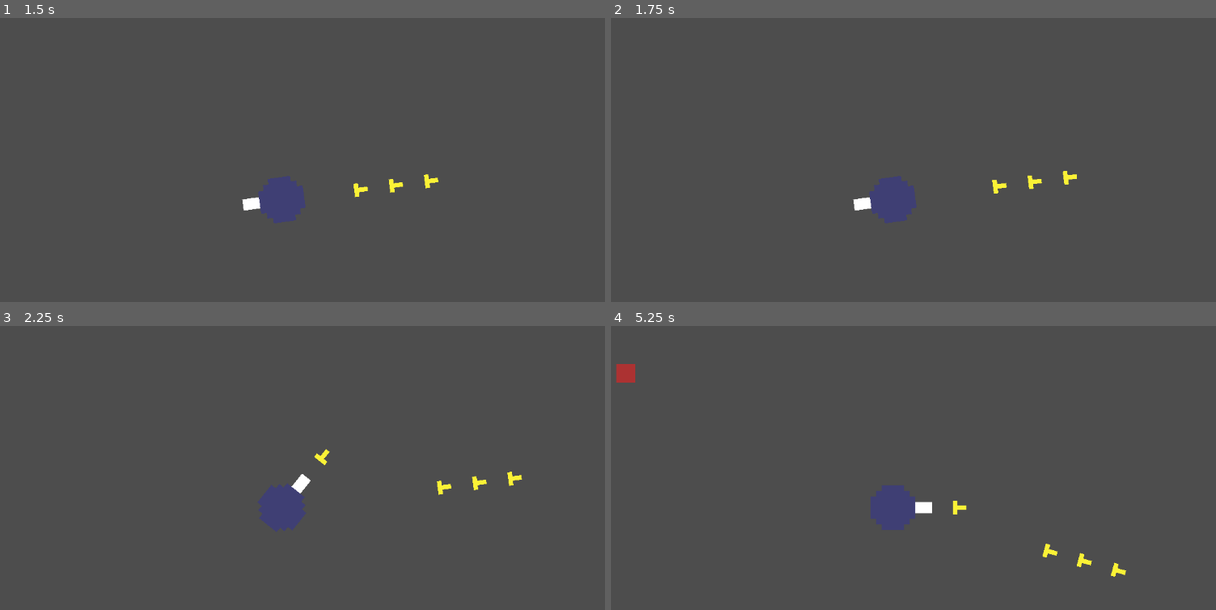
Above: before the commit, frames 1-4 (two rows, left to right).
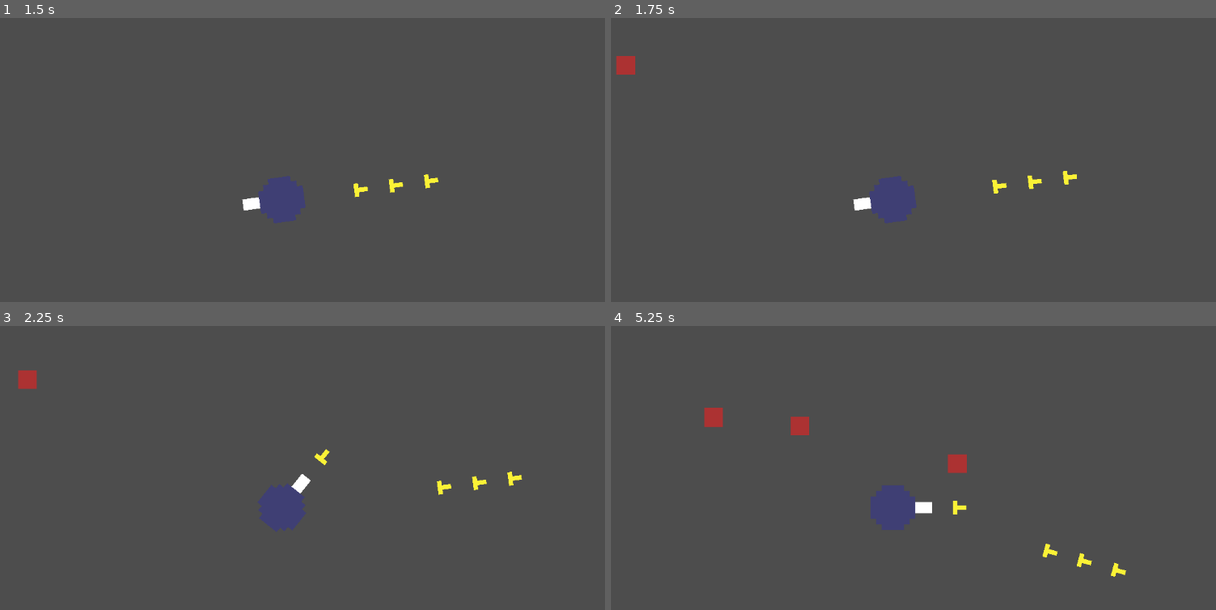
Above: after the commit, the same moments.

Repository: fisabreyt123-spec/shootem-up---first-game
Game: Godot game, scene res://Root.tscn
Two runs of this game, one before a commit and one after it. Both use one fixed random seed, a clock stepped at 60 frames per second and the inputs below.
Inputs (mouse positions are in pixels of both pictures, inside the frame that each line leads up to):
- Up to frame 1 (1.5 s): tap Enter at 0.5 s; move the mouse to (423, 182) at 0.52 s; press the mouse at (423, 182) at 0.53 s; move the mouse to (151, 216) at 1.27 s; release the mouse at (151, 216) at 1.28 s; click (151, 216) at 1.35 s
- Up to frame 2 (1.75 s): no input
- Up to frame 3 (2.25 s): move the mouse to (344, 428) at 2.02 s; press the mouse at (344, 428) at 2.03 s
- Up to frame 4 (5.25 s): move the mouse to (859, 581) at 2.77 s; release the mouse at (859, 581) at 2.78 s; click (859, 581) at 2.85 s; move the mouse to (1088, 561) at 3.52 s; press the mouse at (1088, 561) at 3.53 s; move the mouse to (701, 453) at 4.27 s; release the mouse at (701, 453) at 4.28 s; click (701, 453) at 4.35 s; move the mouse to (925, 507) at 5.02 s; press the mouse at (925, 507) at 5.03 s

Frame 1 is identical in both runs. In frame 2, 0.2% of the frame differs, in the area x 0-5%, y 13-20%; in frame 3, 0.2%; in frame 4, 0.8%, in the area x 0-59%, y 13-52%.

Commit message:
Rename area_2d.gd to enemy.gd; remove unused stubs
Refactor script names and clean up unused stubs: area_2d.gd was renamed to enemy.gd and enemy.tscn was updated to reference the new script path. Deleted empty placeholder scripts character_body_2d.gd and collision_shape_2d.gd (and their .uid files) to remove unused code.

Diff:
--- a/character_body_2d.gd
+++ /dev/null
@@ -1 +0,0 @@
-extends CharacterBody2D
--- a/collision_shape_2d.gd
+++ /dev/null
@@ -1,11 +0,0 @@
-extends CollisionShape2D
-
-
-# Called when the node enters the scene tree for the first time.
-func _ready() -> void:
-	pass # Replace with function body.
-
-
-# Called every frame. 'delta' is the elapsed time since the previous frame.
-func _process(delta: float) -> void:
-	pass
--- a/area_2d.gd
+++ b/enemy.gd
@@ -23,3 +23,6 @@
 		print("hit by bullet")
 		queue_free()
 		body.queue_free()
+	else :
+		print("hit by player")
+		#body.queue_free()
--- a/enemy.tscn
+++ b/enemy.tscn
@@ -1,7 +1,7 @@
 [gd_scene load_steps=4 format=3 uid="uid://dfv3yte64jvrf"]
 
 [ext_resource type="Texture2D" uid="uid://dx0ayplbxcg7x" path="res://Sprites/Enemy_P.png" id="1_7k104"]
-[ext_resource type="Script" uid="uid://camph1rlhilnw" path="res://area_2d.gd" id="3_qi2p4"]
+[ext_resource type="Script" uid="uid://camph1rlhilnw" path="res://enemy.gd" id="3_qi2p4"]
 
 [sub_resource type="RectangleShape2D" id="RectangleShape2D_4gyqm"]
 
--- a/root.gd
+++ b/root.gd
@@ -1,6 +1,6 @@
 extends Node2D
 
-var max_time = 5
+var max_time = 1.5
 var current_time = 0
 var player_location: Vector2 = Vector2(576.0, 324.0)
 
Not shown, removed: character_body_2d.gd.uid
Not shown, removed: collision_shape_2d.gd.uid
Renamed: area_2d.gd.uid -> enemy.gd.uid
